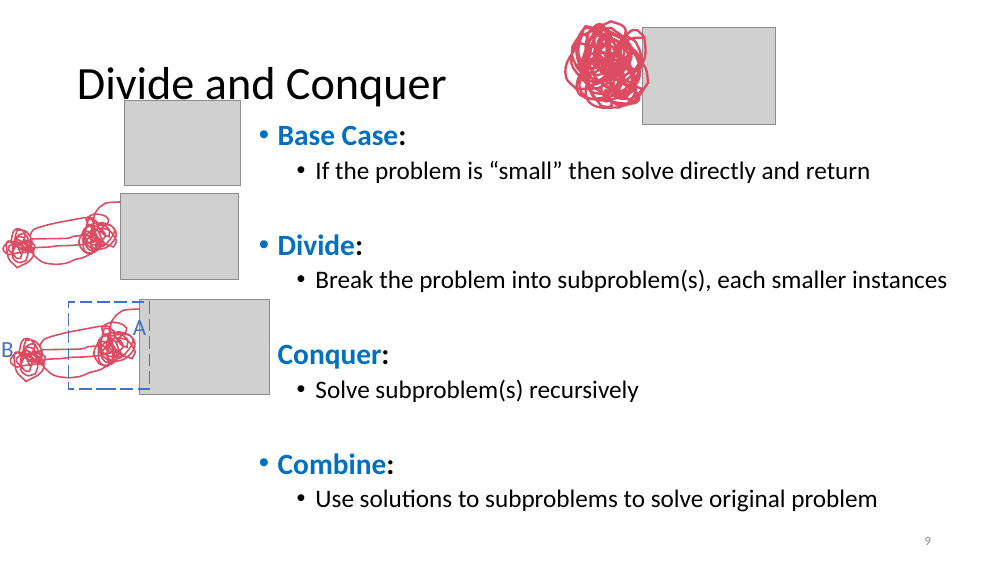
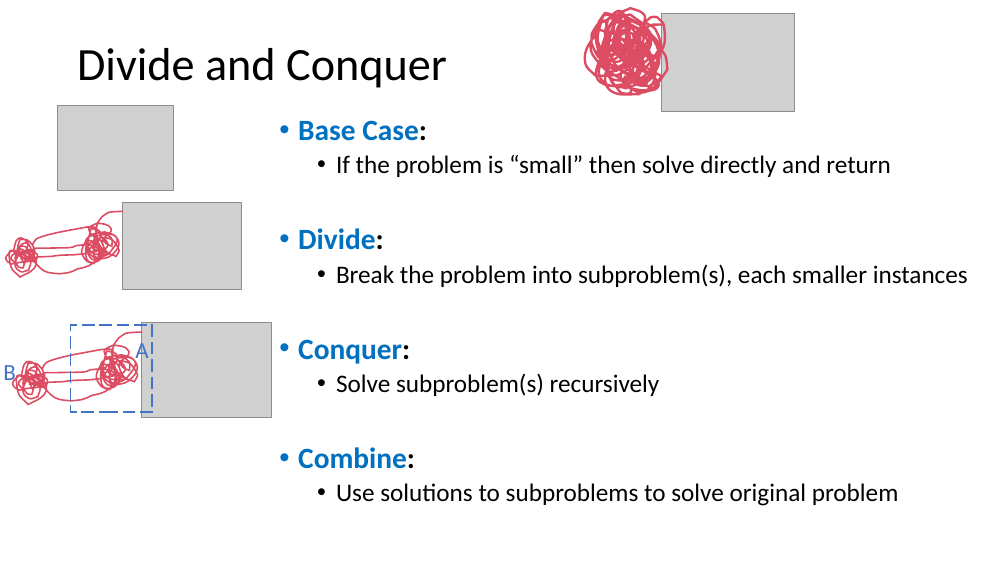
Before and after one commit to natebrunelle/cse332, a slide deck: slide 38 of demo_site/files/slides/lecture13_sorting2_inka.pptx (slide 9 before the commit). Drawn at 1008x567 pixels with LibreOffice and Linux fonts; fonts in the diff are those of the drawing; grey boxes stand for pictures. Boxes give left, top, right and bottom in pixels: in the first picture for what was removed or moved away, otherwise in the second. Text is boxed around its words. In the diff, an @@ line names an element or a change of style, - is before the commit and + after.

```diff
--- a/demo_site/files/slides/lecture13_sorting2_inka.pptx
+++ b/demo_site/files/slides/lecture13_sorting2_inka.pptx
@@ title "Divide and Conquer" rewrapped from (77, 67, 447, 111) to (77, 48, 447, 88) @@
@@ freeform shape: place and size @@
-freeform shape at (566, 21, 649, 107)
+freeform shape at (585, 8, 668, 95)
@@ picture: place and size @@
-picture at (643, 27, 775, 125)
+picture at (662, 14, 794, 111)
@@ picture: place and size @@
-picture at (125, 101, 240, 185)
+picture at (57, 105, 173, 190)
@@ text "Base Case:": place and size @@
-text "Base Case:" at (278, 125, 947, 512)
+text "Base Case:" at (298, 120, 968, 506)
@@ picture: place and size @@
-picture at (120, 193, 238, 280)
+picture at (123, 203, 240, 290)
@@ freeform shape: place and size @@
-freeform shape at (3, 202, 120, 268)
+freeform shape at (6, 212, 123, 278)
@@ rectangle: place and size @@
-rectangle at (68, 302, 150, 389)
+rectangle at (71, 325, 153, 412)
@@ 2 texts, 1 picture, 1 freeform shape: place and size @@
-2 texts, 1 picture, 1 freeform shape at (1, 299, 269, 395)
+2 texts, 1 picture, 1 freeform shape at (3, 322, 271, 417)
@@ page number removed at (925, 537, 931, 545) @@
-9
```
Also in this commit, not shown: 33 other slides changed, 27 slides added, 9 slides removed, 9 other files.
